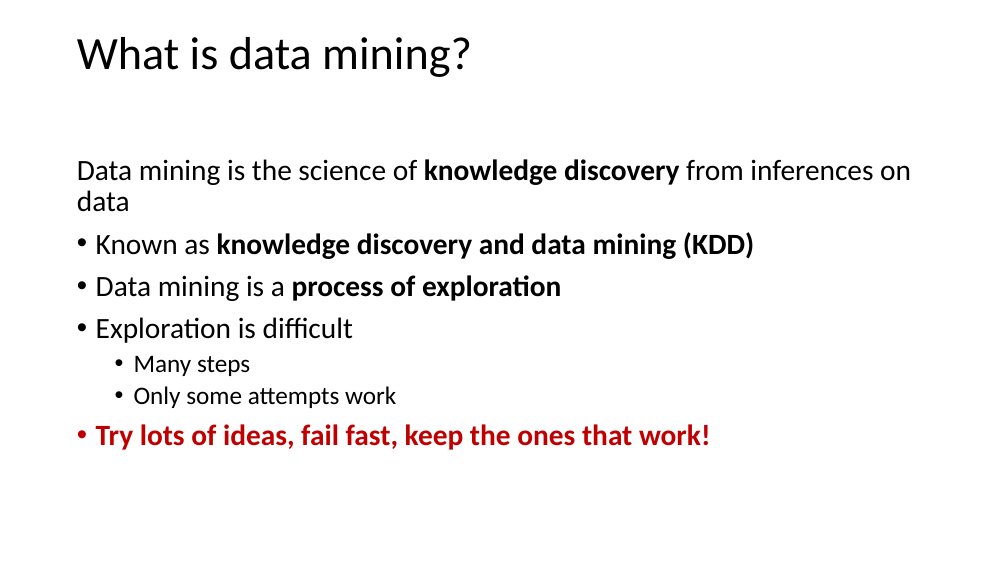
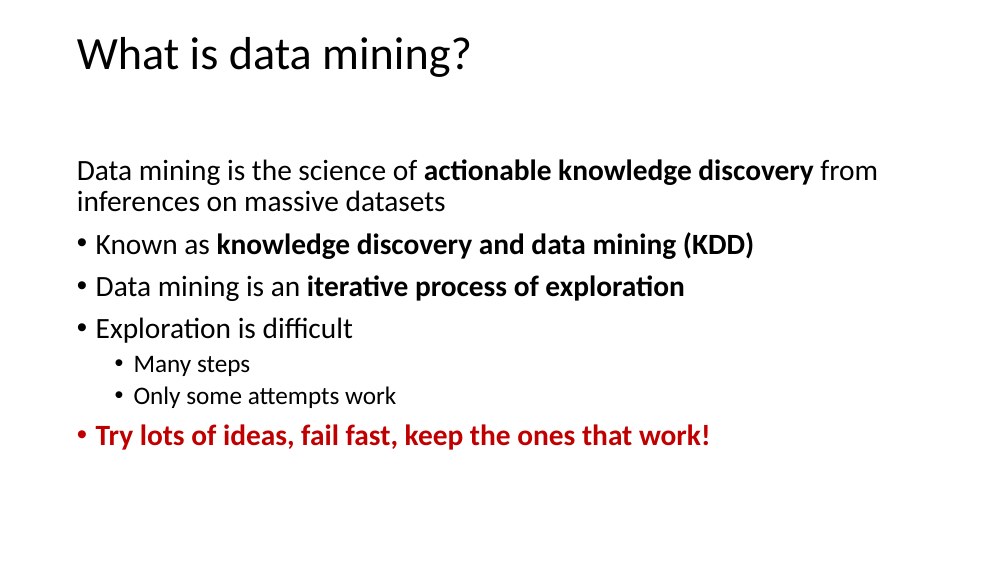
Before and after one commit to StephenElston/CSCI-E-108, a slide deck: slide 3 of slides/1_Introduction.pptx. Drawn at 1008x567 pixels with LibreOffice and Linux fonts; fonts in the diff are those of the drawing. Boxes give left, top, right and bottom in pixels: in the first picture for what was removed or moved away, otherwise in the second. Text is boxed around its words. In the diff, an @@ line names an element or a change of style, - is before the commit and + after.

```diff
--- a/slides/1_Introduction.pptx
+++ b/slides/1_Introduction.pptx
@@ text at (77,159,878,212): text changed @@
-Data mining is the science of knowledge discovery from inferences on data
+Data mining is the science of actionable knowledge discovery from inferences on massive datasets
@@ text at (96,275,684,301): text changed @@
-• Data mining is a process of exploration
+• Data mining is an iterative process of exploration
```
Also in this commit, not shown: 6 other slides changed.
